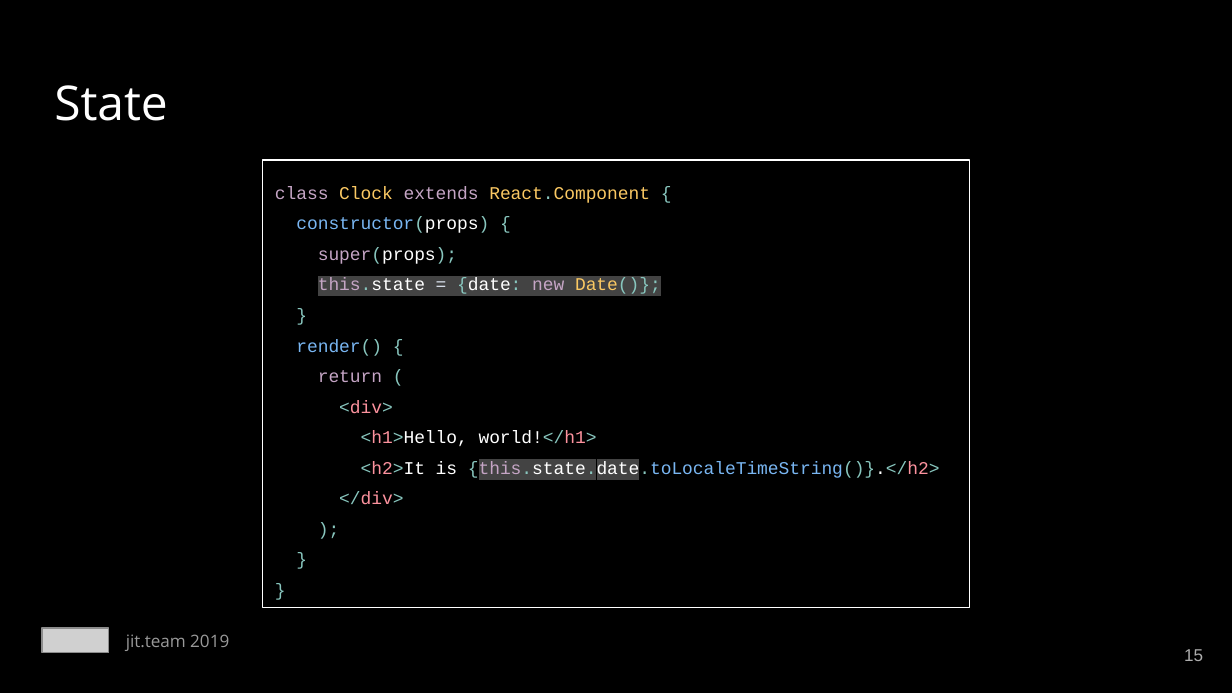
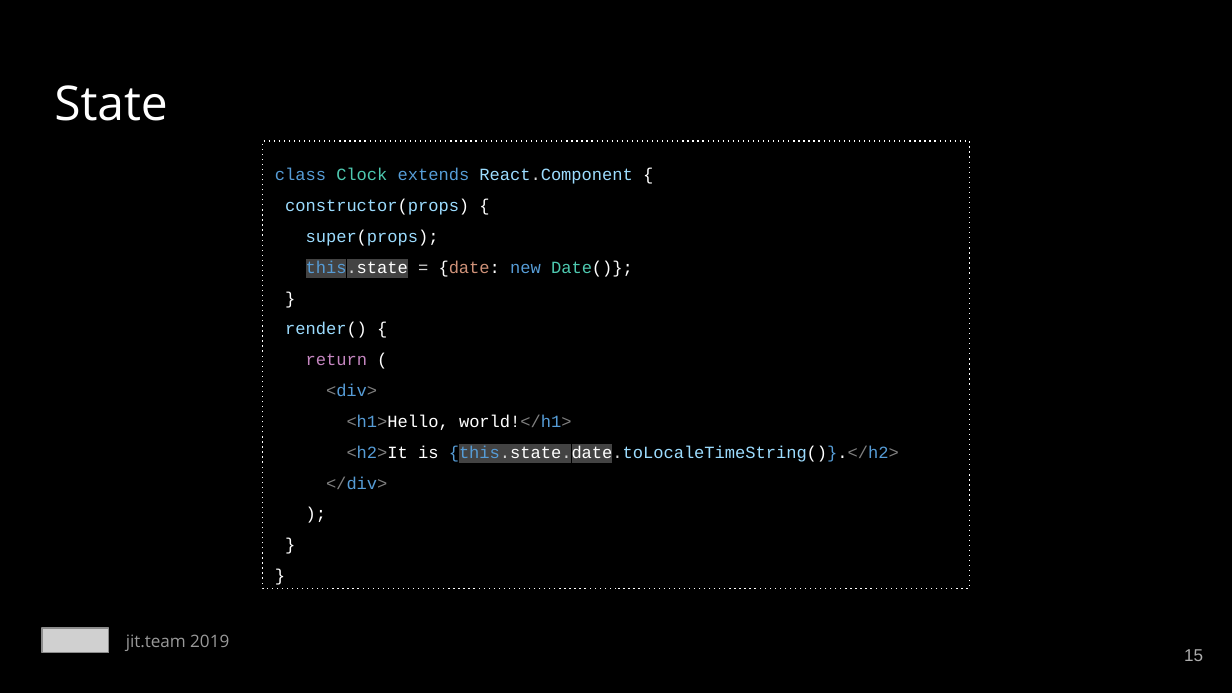
Before and after one commit to mackankowski/frontend-bootcamp, a slide deck: slide 15 of slides/react/React.js - training.pptx. Drawn at 1232x693 pixels with LibreOffice and Linux fonts; fonts in the diff are those of the drawing; grey boxes stand for pictures. Boxes give left, top, right and bottom in pixels: in the first picture for what was removed or moved away, otherwise in the second. Text is boxed around its words. In the diff, an @@ line names an element or a change of style, - is before the commit and + after.

```diff
--- a/slides/react/React.js - training.pptx
+++ b/slides/react/React.js - training.pptx
@@ text "class Clock extends React.Component {" moved from (x1=262, y1=160, x2=970, y2=607) to (x1=262, y1=140, x2=970, y2=588) @@
@@ text "class Clock extends React.Component {" at (x1=262, y1=140, x2=970, y2=588): outline #FFFFFF 0.75 pt to #FFFFFF 0.75 pt dashed @@
@@ text at (x1=275, y1=167, x2=899, y2=489): text changed; size 10.5 to 10 pt; text colour #88C6BE to #9CDCFE @@
-class Clock extends React.Component {
-constructor(props) {
-super(props);
-this.state = {date: new Date()};
-}
-render() {
-return (
-<div>
-<h1>Hello, world!</h1>
-<h2>It is {this.state.date.toLocaleTimeString()}.</h2>
-</div>
-);
-}
-}
+class Clock extends React.Component {
+constructor(props) {
+super(props);
+this.state = {date: new Date()};
+}
+render() {
+return (
+<div>
+<h1>Hello, world!</h1>
+<h2>It is {this.state.date.toLocaleTimeString()}.</h2>
+</div>
+);
+}
+}
```
Also in this commit, not shown: 22 other slides changed, 1 other file.
